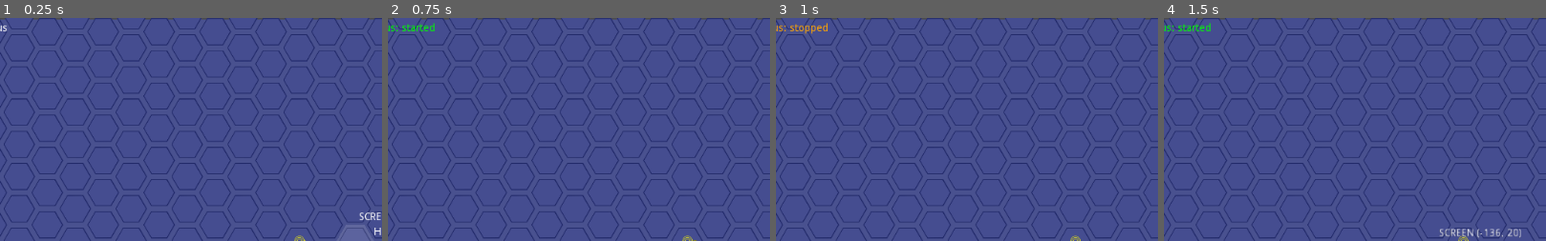
Above: before the commit, frames 1-4 (left to right).
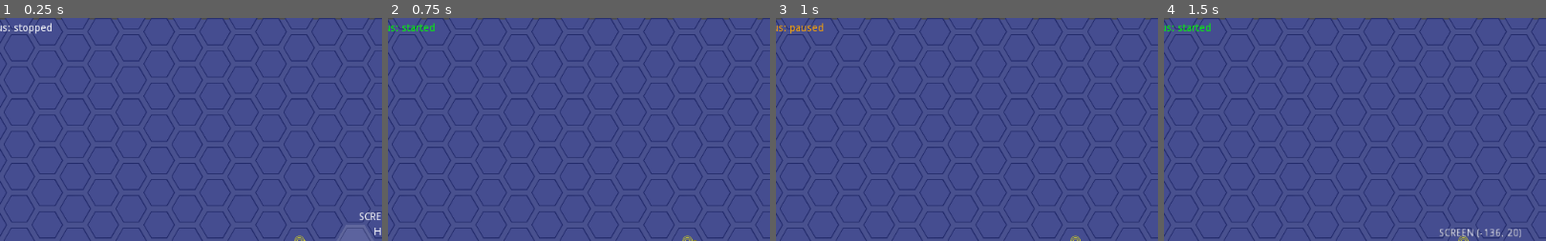
Above: after the commit, the same moments.

Repository: dareludum/ld45
Game: Godot game, scene res://Main.tscn
The game is run twice, just before and just after one commit, with the same random seed, the same clock (stepped at 60 frames per second) and the same inputs.
Inputs (mouse positions are % of the whole screen's width and height, from its top left):
- Up to frame 1 (0.25 s): no input
- Up to frame 2 (0.75 s): tap Enter at 0.5 s; move the mouse to (72, 45) at 0.52 s; tap Space at 0.6 s; click (72, 45) at 0.67 s
- Up to frame 3 (1 s): tap Space at 0.77 s
- Up to frame 4 (1.5 s): tap Space at 1.07 s; drag from (30, 55) to (50, 50) at 1.27 s
The pictures show only the part of the screen within x 4-54%, y 0-50%; the shares and areas given below are measured in that part.

The runs differ from the first frame. In frame 1, 0.2% of the frame differs, in the area x 2-14%, y 2-8%; in frame 2, nothing differs; in frame 3, 0.2%, in the area x 3-14%, y 2-8%; in frame 4, nothing differs.

Commit message:
Improve simulation states

Diff:
--- a/Main.gd
+++ b/Main.gd
@@ -16,8 +16,14 @@
 onready var area_coords = get_node("Highlight/AreaCoords")
 onready var hex_coords = get_node("Highlight/HexCoords")
 
-var paused = true
-var crashed = false
+enum SimulationState {
+	RUNNING,
+	PAUSED,
+	STOPPED, # design mode
+	CRASHED,
+}
+
+var state = SimulationState.STOPPED
 var tick_timer = Timer.new()
 var interpolation_t: float = 0
 
@@ -45,9 +51,36 @@
 
 	# TESTING CODE END
 
-	sim_reset() # TODO: remove, for now it just sets up the testing config
-
-func sim_reset():
+	sim_stop() # TODO: remove, for now it just sets up the testing config
+
+
+func sim_start():
+	print("sim_start")
+	$Status.text = "Status: started"
+	$Status.modulate = Color.green
+
+	state = SimulationState.RUNNING
+	_game_tick()
+	tick_timer.start()
+
+
+func sim_pause():
+	print("sim_pause")
+	$Status.text = "Status: paused"
+	$Status.modulate = Color.orange
+
+	state = SimulationState.PAUSED
+	tick_timer.stop()
+
+
+func sim_stop():
+	print("sim_stop")
+	$Status.text = "Status: stopped"
+	$Status.modulate = Color.white
+
+	state = SimulationState.STOPPED
+	tick_timer.stop()
+
 	# remove balls
 	var to_delete = $BallHolder.get_children()
 	for child in to_delete:
@@ -80,31 +113,13 @@
 
 	# TESTING CODE END
 
-	crashed = false
-
-func sim_start():
-	print("sim_start")
-	$Status.text = "Status: started"
-	$Status.modulate = Color.green
-	paused = false
-	_game_tick()
-	tick_timer.start()
-
-
-func sim_stop():
-	print("sim_stop")
-	$Status.text = "Status: stopped"
-	$Status.modulate = Color.orange
-	paused = true
-	tick_timer.stop()
-
 
 func sim_crash(reason: String = "no reason") -> void:
 	print("sim_crash: %s" % reason)
 	$Status.text = "Status: crashed"
 	$Status.modulate = Color.red
-	paused = true
-	crashed = true
+
+	state = SimulationState.CRASHED
 	tick_timer.stop()
 
 
@@ -132,14 +147,12 @@
 	if event is InputEventKey:
 		if event.pressed:
 			if event.scancode == KEY_SPACE:
-				if not crashed:
-					if paused:
-						sim_start()
-					else:
-						sim_stop()
+				if state == SimulationState.STOPPED || state == SimulationState.PAUSED:
+					sim_start()
+				elif state == SimulationState.RUNNING:
+					sim_pause()
 			elif event.scancode == KEY_ESCAPE:
 				sim_stop()
-				sim_reset()
 
 
 # Main logic function, does one simulation step
@@ -172,7 +185,7 @@
 		ball.move_to(ball.target_cell)
 
 	# detect cell collisions (2+ balls entering the same cell)
-	if not crashed:
+	if state != SimulationState.CRASHED:
 		for hex_pos in balls_moving_to:
 			var visitors = balls_moving_to[hex_pos]
 			var n = len(visitors)
